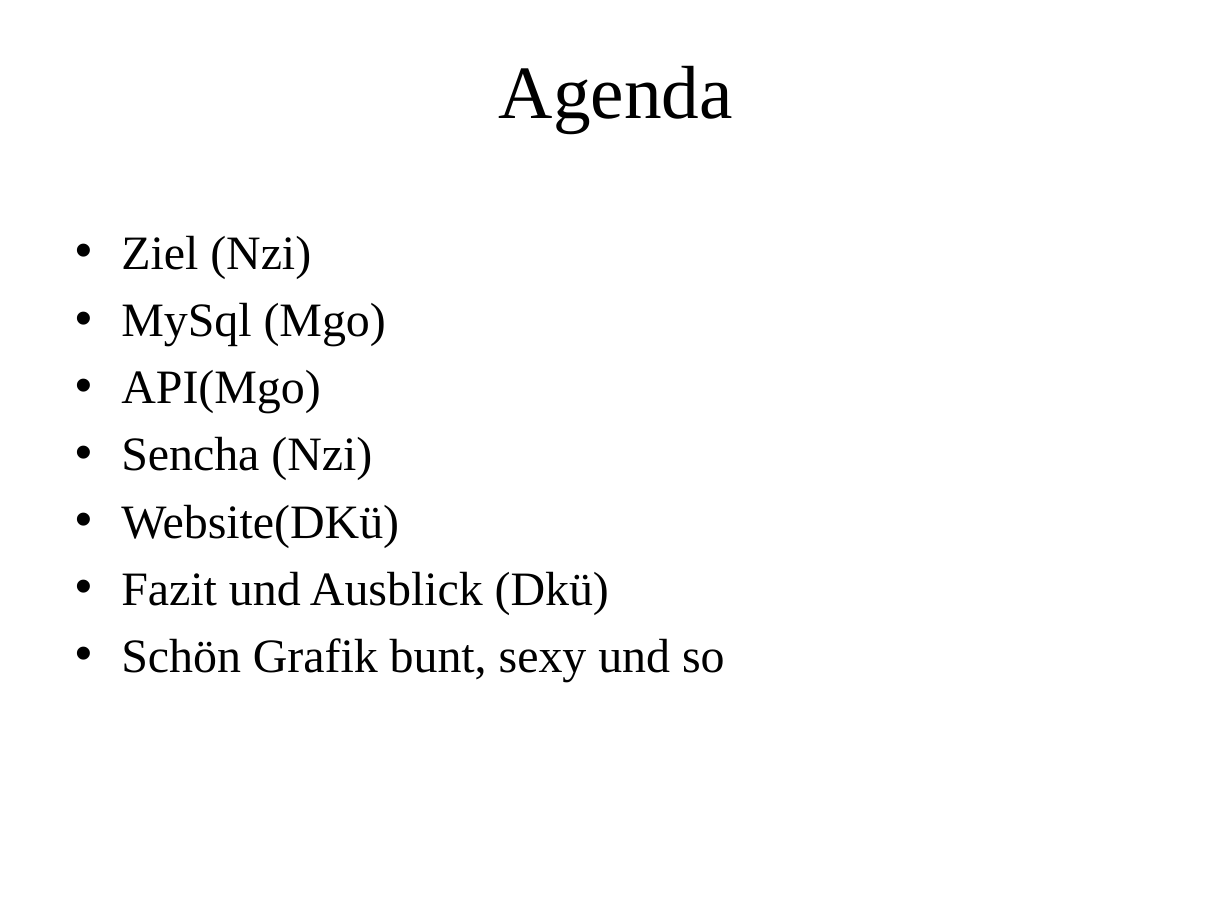
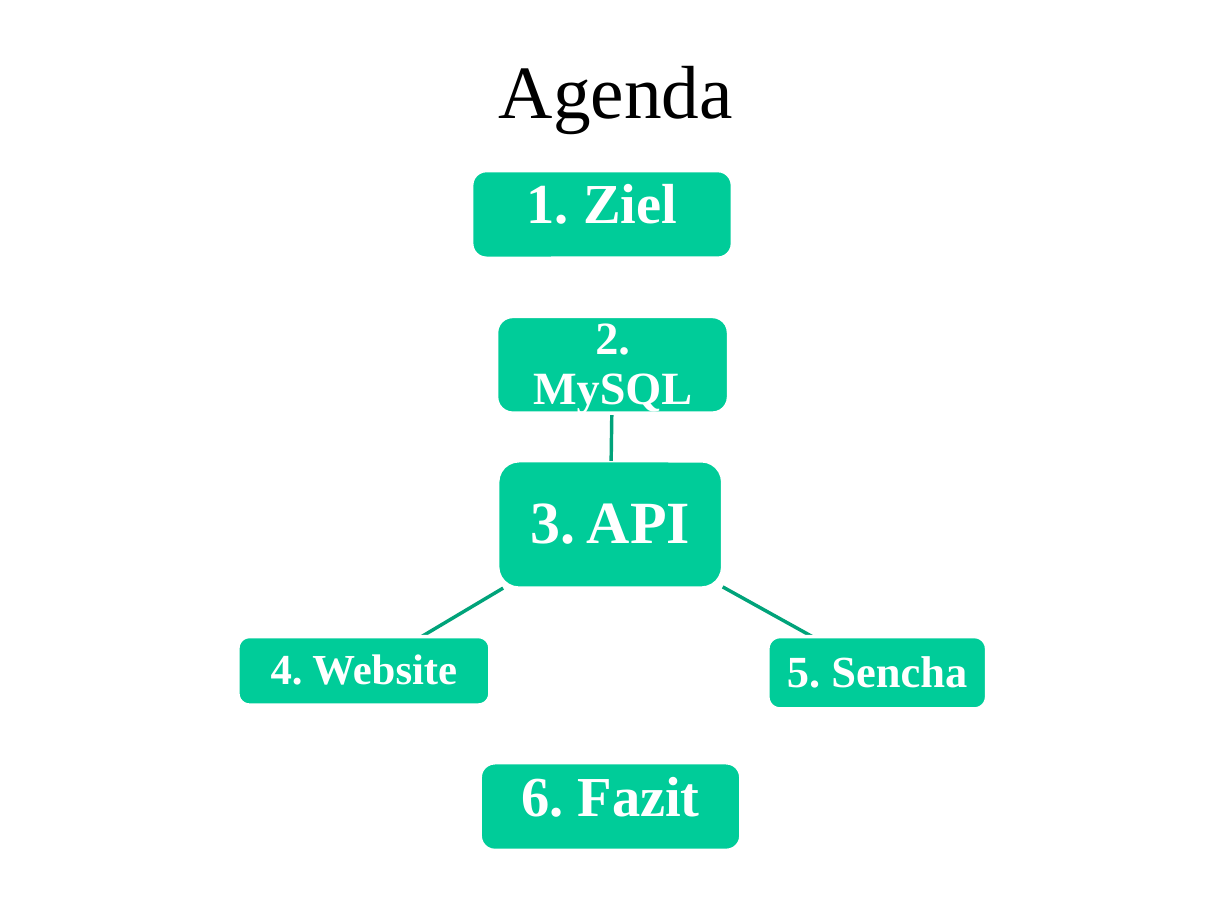
Before and after one commit to ffmaikgodinho/RFH-SS2014-WebMobileDevelopment-Projektarbeit, a slide deck: slide 2 of doc/Praesentation.pptx. Drawn at 1232x924 pixels with LibreOffice and Linux fonts; fonts in the diff are those of the drawing; background and template pictures are left out. Boxes give left, top, right and bottom in pixels: in the first picture for what was removed or moved away, otherwise in the second. Text is boxed around its words. In the diff, an @@ line names an element or a change of style, - is before the commit and + after.

Commit message:
updated presentation

```diff
--- a/doc/Praesentation.pptx
+++ b/doc/Praesentation.pptx
@@ rounded rectangle added at box(472, 170, 733, 257), fill #00CC99, outline #FFFFFF 2 pt @@
@@ text added at box(527, 183, 677, 224), 33 pt, text #FFFFFF, bold @@
+1. Ziel
@@ text removed at box(121, 235, 725, 682) @@
-• Ziel (Nzi)
-• MySql (Mgo)
-• API(Mgo)
-• Sencha (Nzi)
-• Website(DKü)
-• Fazit und Ausblick (Dkü)
-• Schön Grafik bunt, sexy und so
@@ group added at box(238, 317, 986, 710): 4 rounded rectangles, 4 texts, 3 freeform shapes @@
+3. API
+5. Sencha
+2. MySQL
+4. Website
@@ rounded rectangle added at box(480, 763, 742, 850), fill #00CC99, outline #FFFFFF 2 pt @@
@@ text added at box(521, 777, 700, 817), 33 pt, text #FFFFFF, bold @@
+6. Fazit
```
Also in this commit, not shown: 2 other slides changed, 16 slides added.
